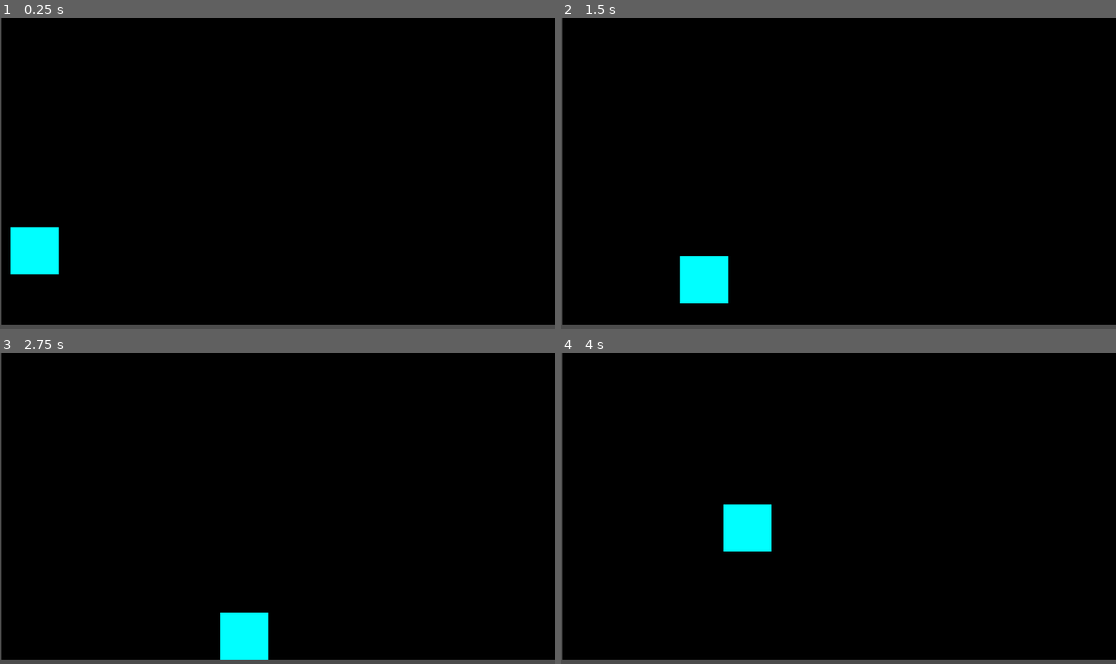
Above: before the commit, frames 1-4 (two rows, left to right).
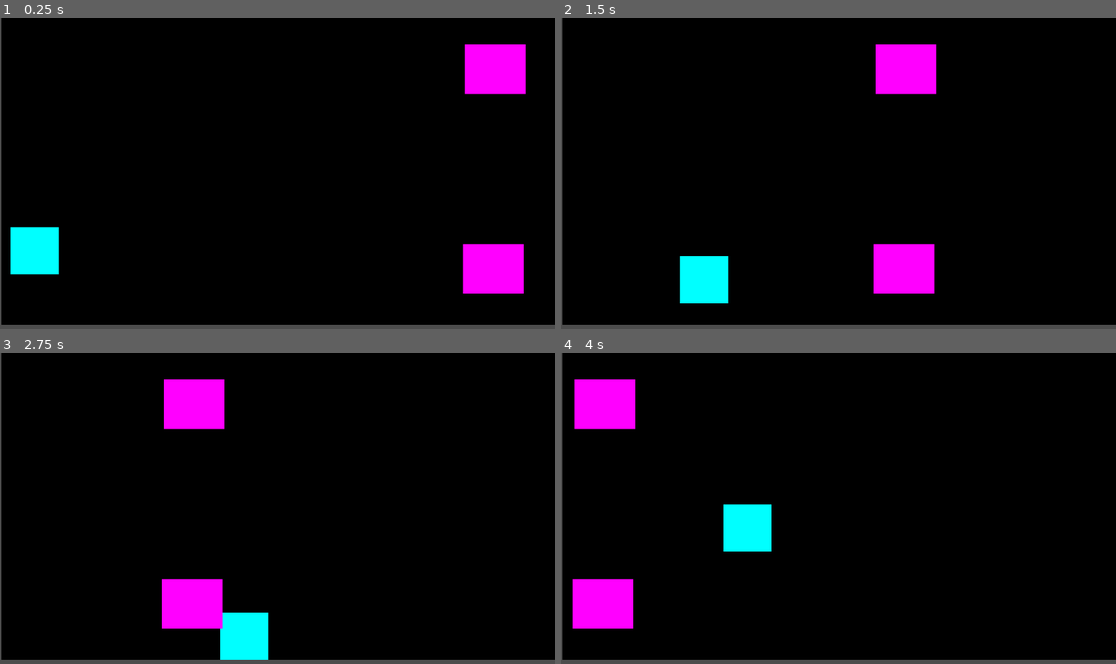
Above: after the commit, the same moments.

Repository: GitProjectAS/DOT-ESCAPE
Game: Godot game, scene res://Scenes/level.tscn
The game is run twice, just before and just after one commit, with the same random seed, the same clock (stepped at 60 frames per second) and the same inputs.
Inputs:
- Up to frame 1 (0.25 s): no input
- Up to frame 2 (1.5 s): hold Right (ui_right) 0.53-1.28 s; hold Down (ui_down) from 1.28 s (still down)
- Up to frame 3 (2.75 s): release Down (ui_down) at 2.03 s; hold Right (ui_right) from 2.03 s (still down)
- Up to frame 4 (4 s): release Right (ui_right) at 2.78 s; hold Up (ui_up) 2.78-3.53 s; hold Left (ui_left) from 3.53 s (still down)

The runs differ from the first frame. In frame 1, 3.5% of the frame differs, in the area x 83-95%, y 8-89%; in frame 2, 3.5%; in frame 3, 3.5%; in frame 4, 3.5%.

Commit message:
enemy horizontal

Diff:
--- a/dot-escape---godot-/Scenes/Enemy Horizontal.tscn
+++ b/dot-escape---godot-/Scenes/Enemy Horizontal.tscn
@@ -1,20 +1,20 @@
 [gd_scene format=3 uid="uid://dr8xm58ngdrdp"]
 
-[ext_resource type="Script" uid="uid://c5irrm8kmwsod" path="res://scripts/enemy_horizontal.gd" id="1_ifryf"]
+[ext_resource type="Script" uid="uid://c5irrm8kmwsod" path="res://scripts/enemy_horizontal.gd" id="1_nan33"]
 
-[sub_resource type="RectangleShape2D" id="RectangleShape2D_qeoc8"]
-size = Vector2(43.5, 34.25)
+[sub_resource type="RectangleShape2D" id="RectangleShape2D_cb60w"]
+size = Vector2(122, 102)
 
-[node name="Area2D" type="Area2D" unique_id=1623216077]
-script = ExtResource("1_ifryf")
+[node name="Area2D" type="Area2D" unique_id=1221250160]
+script = ExtResource("1_nan33")
 
-[node name="ColorRect" type="ColorRect" parent="." unique_id=966999773]
-offset_left = -22.0
-offset_top = -19.0
-offset_right = 22.0
-offset_bottom = 15.0
-color = Color(0.5019608, 0, 0.5019608, 1)
+[node name="ColorRect" type="ColorRect" parent="." unique_id=1005851283]
+offset_left = -64.0
+offset_top = -51.0
+offset_right = 62.0
+offset_bottom = 52.0
+color = Color(1, 0, 1, 1)
 
-[node name="CollisionShape2D" type="CollisionShape2D" parent="." unique_id=1018649259]
-position = Vector2(0, -2.125)
-shape = SubResource("RectangleShape2D_qeoc8")
+[node name="CollisionShape2D" type="CollisionShape2D" parent="." unique_id=1049166916]
+position = Vector2(-1, 0)
+shape = SubResource("RectangleShape2D_cb60w")
--- a/dot-escape---godot-/Scenes/level.tscn
+++ b/dot-escape---godot-/Scenes/level.tscn
@@ -1,6 +1,7 @@
 [gd_scene format=3 uid="uid://dh7xg2n1en1l0"]
 
 [ext_resource type="PackedScene" uid="uid://coypbcqkgc6je" path="res://Scenes/Player.tscn" id="1_tumq0"]
+[ext_resource type="PackedScene" uid="uid://dr8xm58ngdrdp" path="res://Scenes/enemy horizontal.tscn" id="2_k5f4k"]
 
 [sub_resource type="RectangleShape2D" id="RectangleShape2D_tumq0"]
 size = Vector2(0, 644.5)
@@ -53,3 +54,9 @@
 [node name="CollisionShape2D" type="CollisionShape2D" parent="StaticBody2D4" unique_id=353092808]
 position = Vector2(-2, 315)
 shape = SubResource("RectangleShape2D_81xng")
+
+[node name="Area2D" parent="." unique_id=1221250160 instance=ExtResource("2_k5f4k")]
+position = Vector2(1089, 108)
+
+[node name="Area2D2" parent="." unique_id=1383911601 instance=ExtResource("2_k5f4k")]
+position = Vector2(1085, 523)
--- a/dot-escape---godot-/scripts/enemy_horizontal.gd
+++ b/dot-escape---godot-/scripts/enemy_horizontal.gd
@@ -1,8 +1,7 @@
 extends Area2D
 
+
 var speed = 250
-
-
 
 # Called when the node enters the scene tree for the first time.
 func _ready() -> void:
